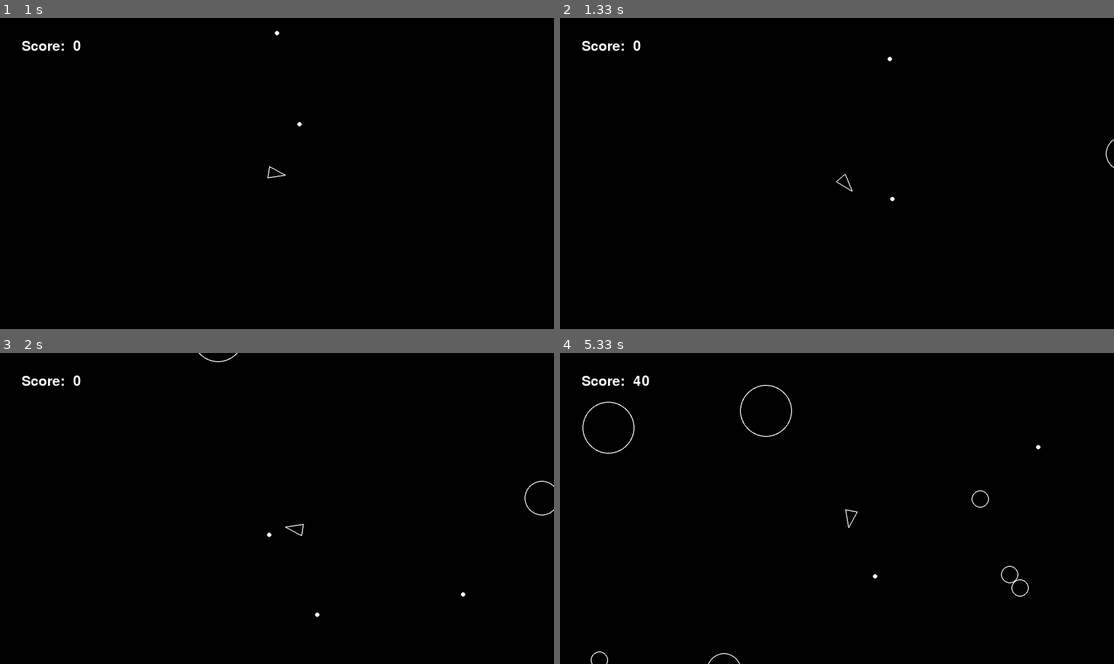
Above: before the commit, frames 1-4 (two rows, left to right).
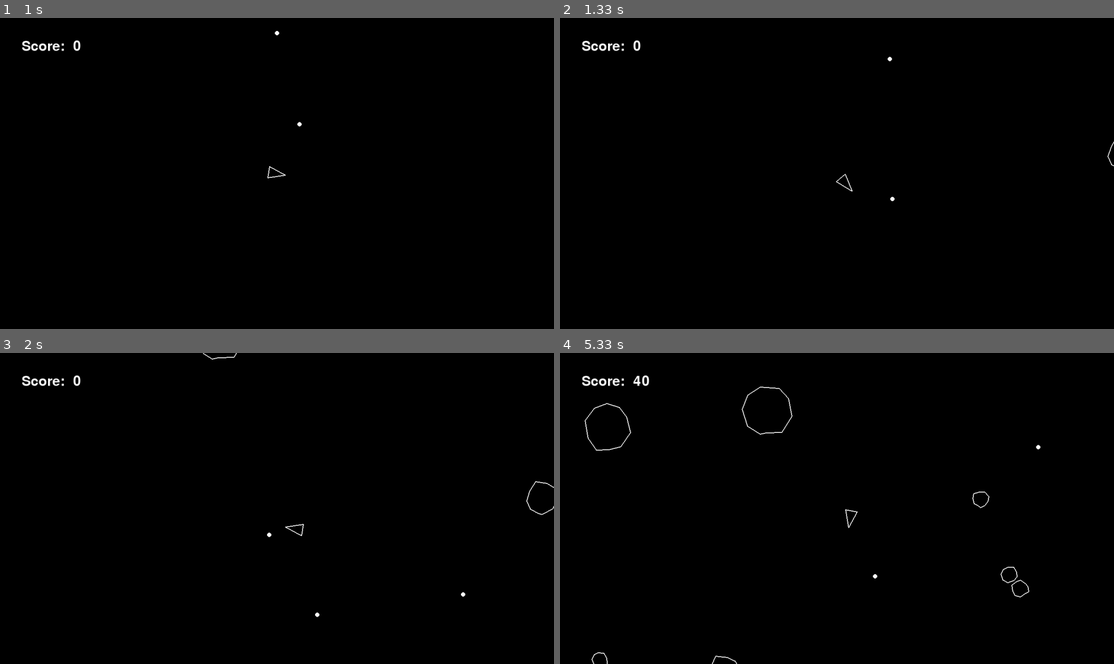
Above: after the commit, the same moments.

Repository: Atomk/asteroids-pygame
Game: pygame game, started from main.py
Two runs of this game, one before a commit and one after it. Both use one fixed random seed, a clock stepped at 60 frames per second and the inputs below.
Inputs:
- Up to frame 1 (1 s): tap Space at 0.33, 0.73 s; hold Right from 0.67 s (still down)
- Up to frame 2 (1.33 s): tap Space at 1.03, 1.23 s; release Right at 1.13 s; hold Up from 1.17 s (still down)
- Up to frame 3 (2 s): release Up at 1.47 s; hold Right 1.5-1.97 s; tap Space at 1.57, 1.87 s
- Up to frame 4 (5.33 s): hold Left 2-2.53 s; tap Space at 2.07, 2.37, 2.63, 2.93, 3.07, 3.47, 3.77, 4.13, 4.43, 4.63, 4.93, 5.13 s; hold Left 2.57-2.97 s; hold Up 3-3.37 s; hold Right 3.4-4.03 s; hold Left 4.07-4.53 s; hold Right 4.57-5.03 s; hold Up from 5.07 s (still down)

Frame 1 is identical in both runs. In frame 2, less than 0.1% of the frame differs, in the area x 98-100%, y 38-49%; in frame 3, 0.2%; in frame 4, 0.7%, in the area x 4-85%, y 10-100%.

Commit message:
feat(asteroid): display lumpy polygons instead of circles

Diff:
--- a/asteroid.py
+++ b/asteroid.py
@@ -1,17 +1,36 @@
 import pygame
 import random
+import math
 from circleshape import CircleShape
 from constants import ASTEROID_MIN_RADIUS, ASTEROID_MAX_RADIUS
 
 class Asteroid(CircleShape):
     def __init__(self, x, y, radius):
         super().__init__(x, y, radius)
+        self.vertices = self.generate_vertices()
+
+    def generate_vertices(self):
+        vertices = []
+        angle = 0
+        while angle < 360:
+            direction = pygame.Vector2(
+                math.sin(math.radians(angle)),
+                math.cos(math.radians(angle)),
+            )
+            scale = self.radius * random.uniform(0.8, 1.05)
+            vertices.append(self.position + direction * scale)
+            angle += random.uniform(30, 45)
+        return vertices
 
     def draw(self, screen):
-        pygame.draw.circle(screen, "white", self.position, self.radius, 2)
+        #pygame.draw.circle(screen, "white", self.position, self.radius, 2)
+        pygame.draw.polygon(screen, "white", self.vertices, 2)
 
     def update(self, delta_time):
-        self.position += self.velocity * delta_time
+        offset = self.velocity * delta_time
+        self.position += offset
+        for vert in self.vertices:
+            vert += offset
 
     def split(self):
         self.kill()
